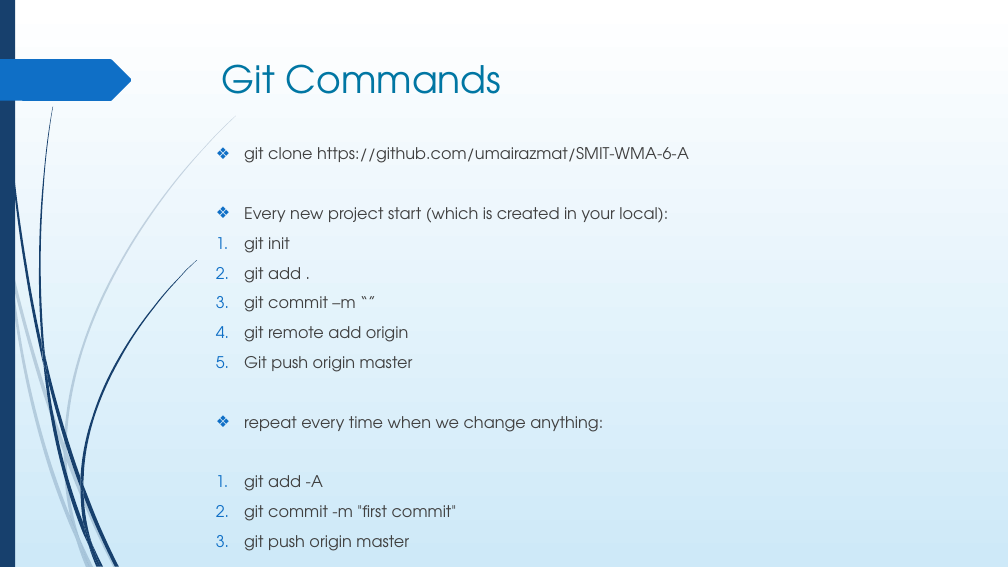
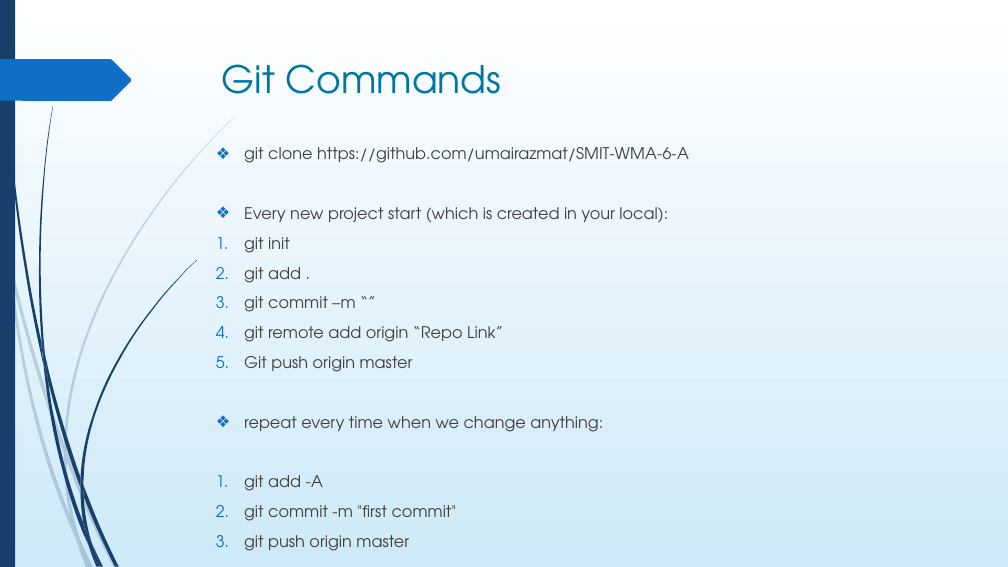
Before and after one commit to umairazmat/SMIT-WMA-6-A, a slide deck: slide 5 of Github/GIt vs Github.pptx. Drawn at 1008x567 pixels with LibreOffice and Linux fonts; fonts in the diff are those of the drawing. Boxes give left, top, right and bottom in pixels: in the first picture for what was removed or moved away, otherwise in the second. Text is boxed around its words. In the diff, an @@ line names an element or a change of style, - is before the commit and + after.

```diff
--- a/Github/GIt vs Github.pptx
+++ b/Github/GIt vs Github.pptx
@@ text at [244, 326, 503, 342]: text changed @@
-4. git remote add origin
+4. git remote add origin “Repo Link”
```
Also in this commit, not shown: 1 other slide changed.
